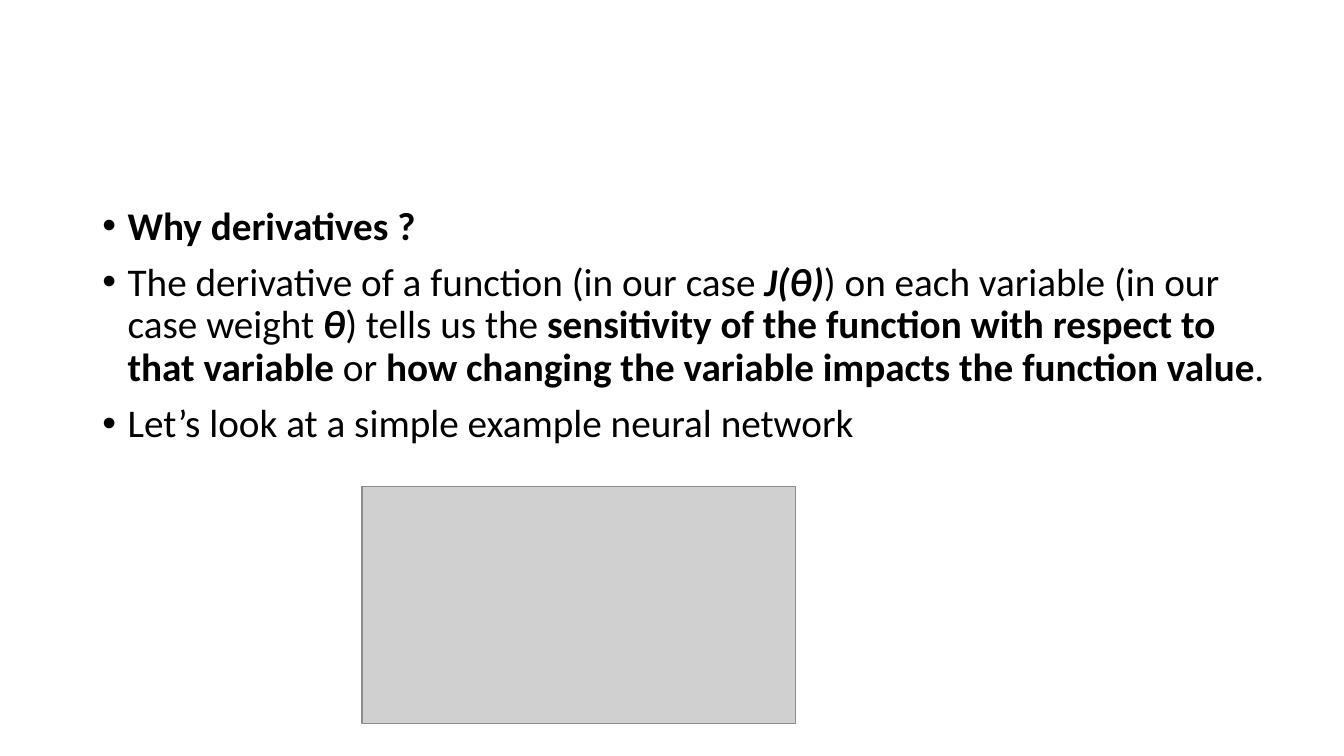
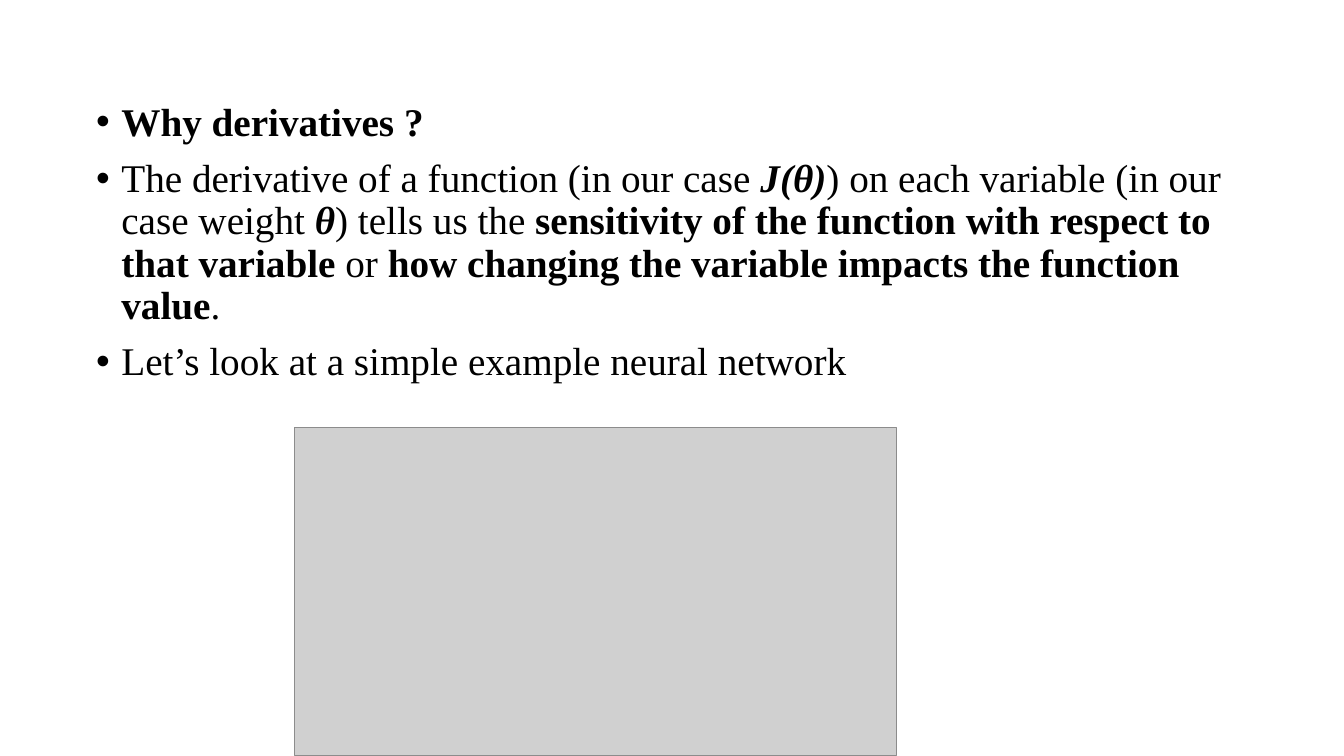
Before and after one commit to RashmivernekarN/ai_with_python_keonics, a slide deck: slide 18 of Module7/7ppt.pptx (slide 16 before the commit). Drawn at 1344x756 pixels with LibreOffice and Linux fonts; fonts in the diff are those of the drawing; grey boxes stand for pictures. Boxes give left, top, right and bottom in pixels: in the first picture for what was removed or moved away, otherwise in the second. Text is boxed around its words. In the diff, an @@ line names an element or a change of style, - is before the commit and + after.

```diff
--- a/Module7/7ppt.pptx
+++ b/Module7/7ppt.pptx
@@ text "Why derivatives ?": place and size @@
-text "Why derivatives ?" at <box>128,212,1264,444</box>
+text "Why derivatives ?" at <box>121,108,1221,383</box>
@@ text "Why derivatives ?" at <box>121,108,1221,383</box>: font Calibri to Times New Roman @@
@@ picture: place and size @@
-picture at <box>362,487,796,724</box>
+picture at <box>295,427,897,756</box>
```
Also in this commit, not shown: 5 other slides changed, 7 slides added, 1 slide removed, 13 other files.
